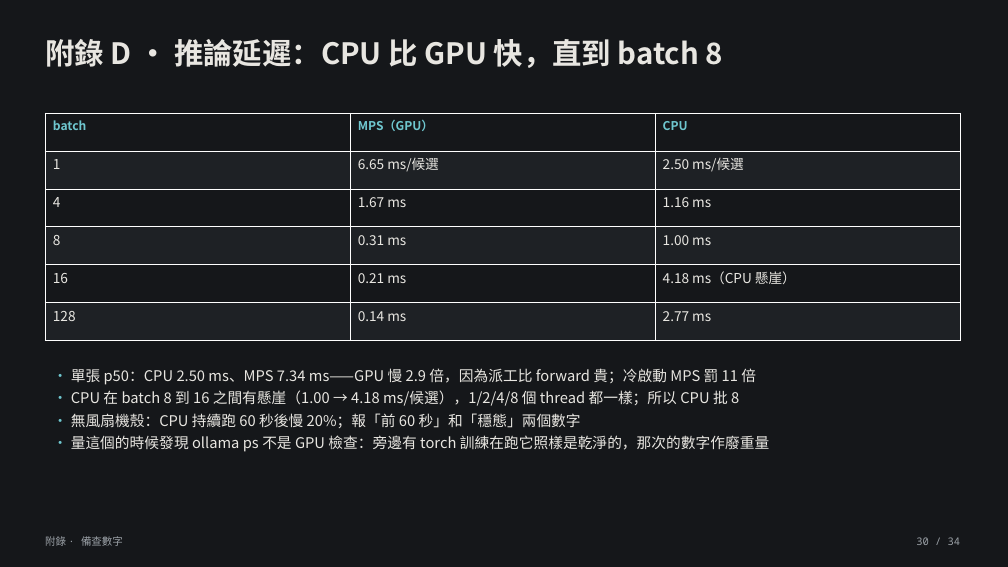
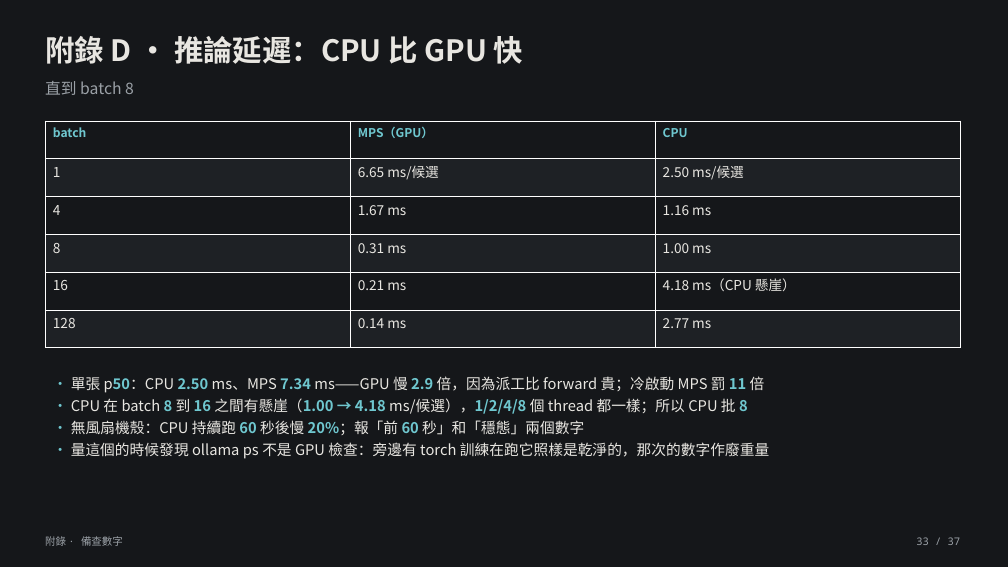
Before and after one commit to lin891020/aoi-agent, a slide deck: slide 33 of docs/deck/aoi-agent-journey.zh-TW.pptx (slide 30 before the commit). Drawn at 1008x567 pixels with LibreOffice and Linux fonts; fonts in the diff are those of the drawing. Boxes give left, top, right and bottom in pixels: in the first picture for what was removed or moved away, otherwise in the second. Text is boxed around its words. In the diff, an @@ line names an element or a change of style, - is before the commit and + after.

```diff
--- a/docs/deck/aoi-agent-journey.zh-TW.pptx
+++ b/docs/deck/aoi-agent-journey.zh-TW.pptx
@@ text at box(45, 36, 523, 64): text changed @@
-附錄 D · 推論延遲：CPU 比 GPU 快，直到 batch 8
+附錄 D · 推論延遲：CPU 比 GPU 快
@@ text added at box(45, 81, 134, 95), 15 pt, text #9AA0A6 @@
+直到 batch 8
@@ table: place and size @@
-table at box(45, 113, 960, 340)
+table at box(45, 121, 960, 348)
@@ text "• 單張 p50：CPU 2.50 ms、MPS ...": place and size @@
-text "• 單張 p50：CPU 2.50 ms、MPS ..." at box(71, 368, 770, 452)
+text "• 單張 p50：CPU 2.50 ms、MPS ..." at box(71, 376, 770, 459)
@@ text at box(71, 376, 765, 435): text colour #E8E6E1 to #6FC7CF, bold on in "p50：CPU 2.50 7.34 2.9 11", "8 16 之間有懸崖（1.00 → 4.18 ms/候選），1/2/4/8 8", "60 20%；報「前 60" @@
@@ text at box(916, 537, 961, 545): text changed @@
-30 / 34
+33 / 37
```
Also in this commit, not shown: 33 other slides changed, 3 slides added, 9 other files.
